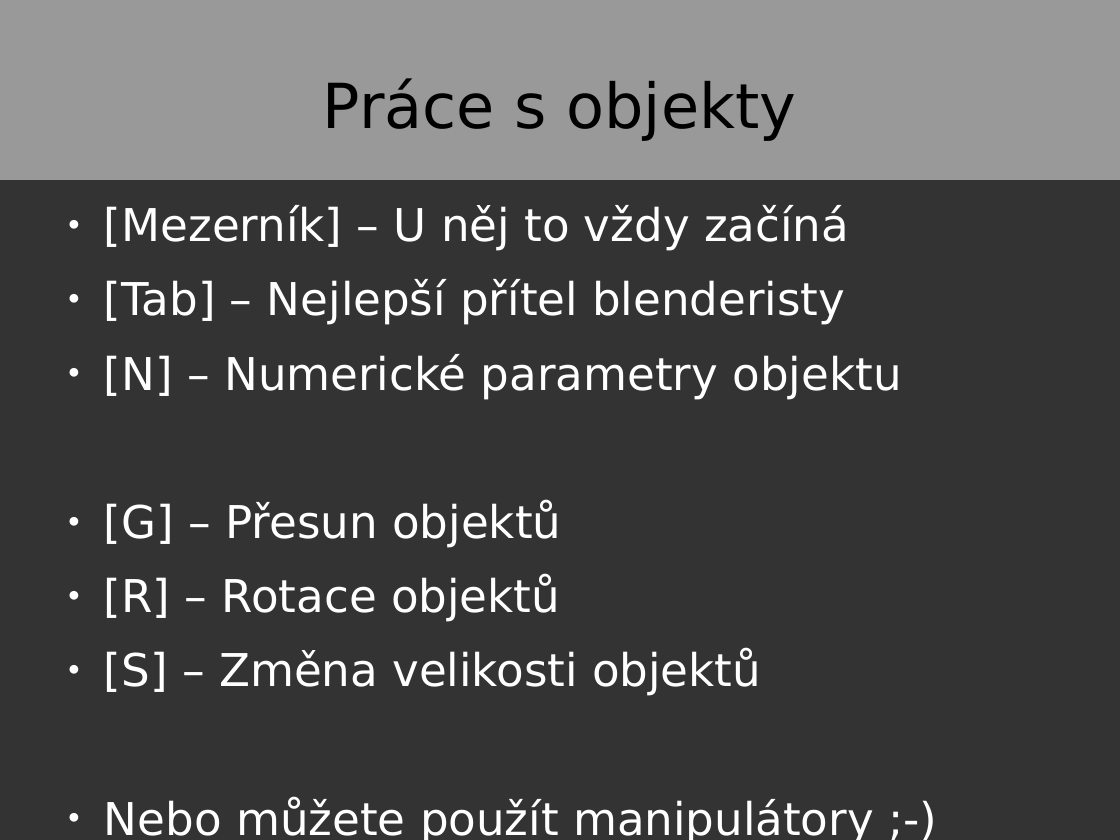
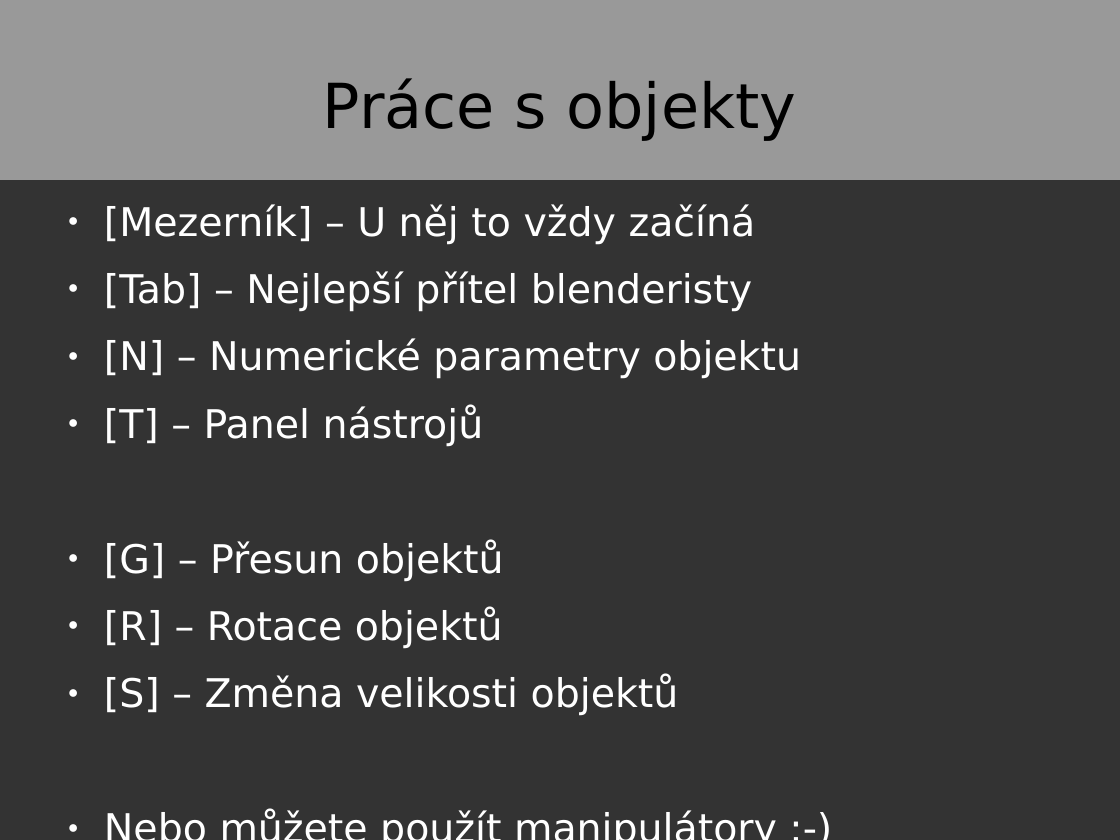
Before and after one commit to Pitel/bconf, a slide deck: slide 6 of prez/pitel/dummies.odp. Drawn at 1120x840 pixels with LibreOffice and Linux fonts; fonts in the diff are those of the drawing. Boxes give left, top, right and bottom in pixels: in the first picture for what was removed or moved away, otherwise in the second. Text is boxed around its words. In the diff, an @@ line names an element or a change of style, - is before the commit and + after.

```diff
--- a/prez/pitel/dummies.odp
+++ b/prez/pitel/dummies.odp
@@ text at bbox=[104, 204, 801, 716]: size 32 to 28 pt @@
@@ text at bbox=[104, 406, 484, 447]: paragraph added @@
+● [T] – Panel nástrojů
```
Also in this commit, not shown: 6 other slides changed, 3 other files.
